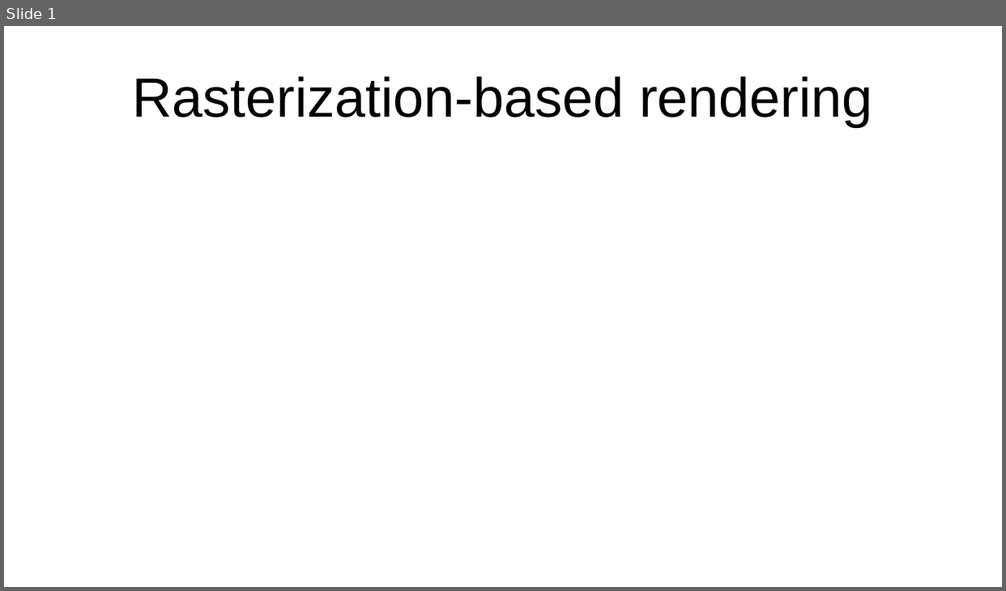
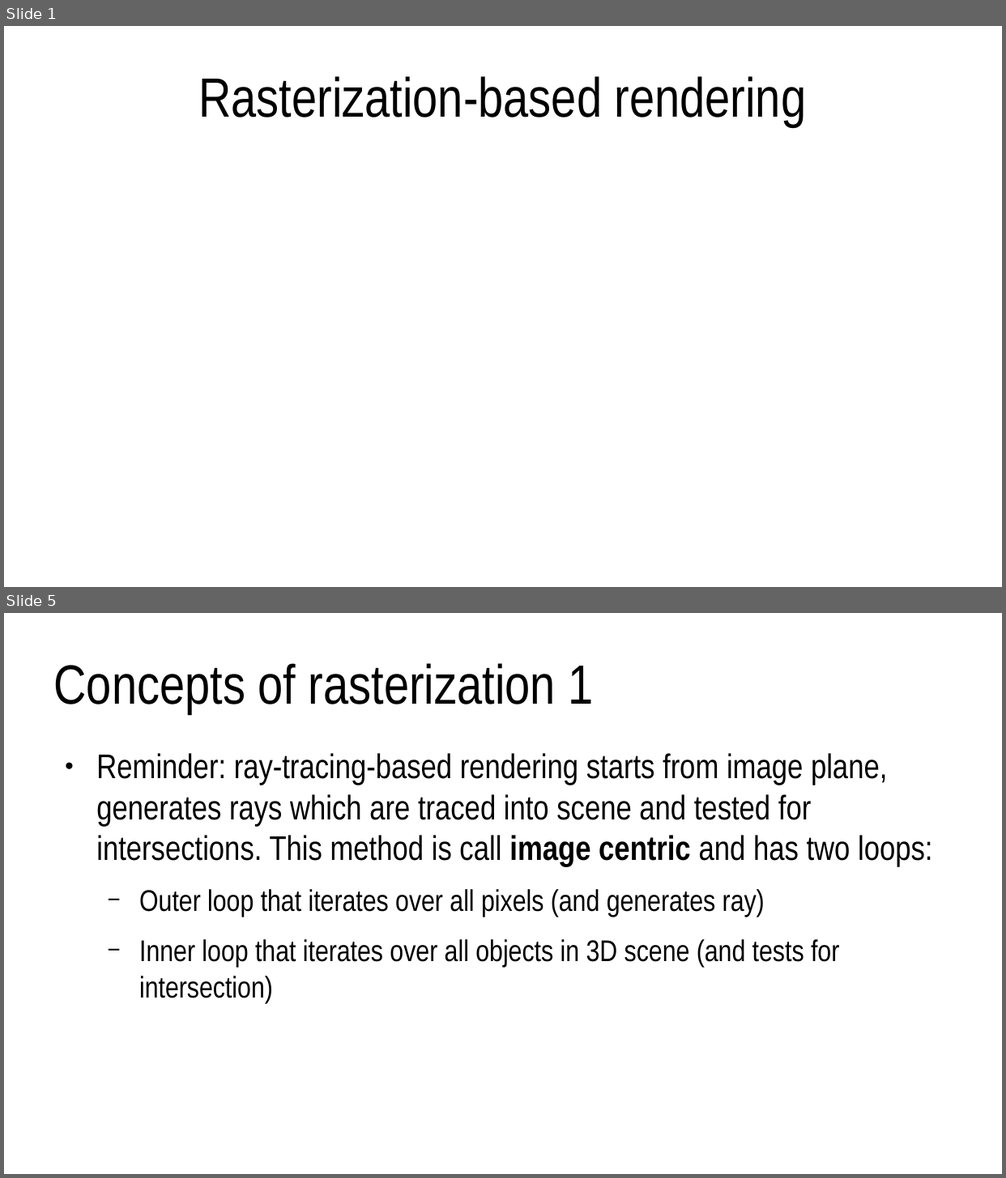
Before and after one commit to lorentzo/IntroductionToComputerGraphics, a slide deck: lectures/4_foundations_rendering/4_3_rasterization.odp. Shown one above the other, each under a label of ours: slide 1 before the commit, slides 1 and 5 after it; the slides between them are not shown. The pictures are 1006x591 and 1006x1178 pixels, drawn with LibreOffice and Linux fonts; fonts in the diff are those of the drawing. Boxes give left, top, right and bottom in pixels: in the first picture for what was removed or moved away, otherwise in the second. Text is boxed around its words. In the diff, an @@ line names an element or a change of style, - is before the commit and + after.

Commit message:
3d scene polygon mesh, rendering: rasterization, starting on images

```diff
--- a/lectures/4_foundations_rendering/4_3_rasterization.odp
+++ b/lectures/4_foundations_rendering/4_3_rasterization.odp
@@ slide 5 added at bbox=[4, 613, 1002, 1174], background #FFFFFF @@
@@ title added at bbox=[54, 663, 593, 714], 44 pt, text #000000 @@
+Concepts of rasterization 1
@@ text added at bbox=[96, 753, 932, 1003], 27.2 pt, text #000000 @@
+● Reminder: ray-tracing-based rendering starts from image plane, generates rays which are traced into scene and tested for intersections. This method is call image centric and has two loops:
+  − Outer loop that iterates over all pixels (and generates ray)
+  − Inner loop that iterates over all objects in 3D scene (and tests for intersection)
@@ slide 1 changed as well @@
@@ title "Rasterization-based rendering" at bbox=[198, 76, 806, 127]: font Arial to Arial Narrow @@
```
Also in this commit, not shown: 4 other slides added, 4 other files.
